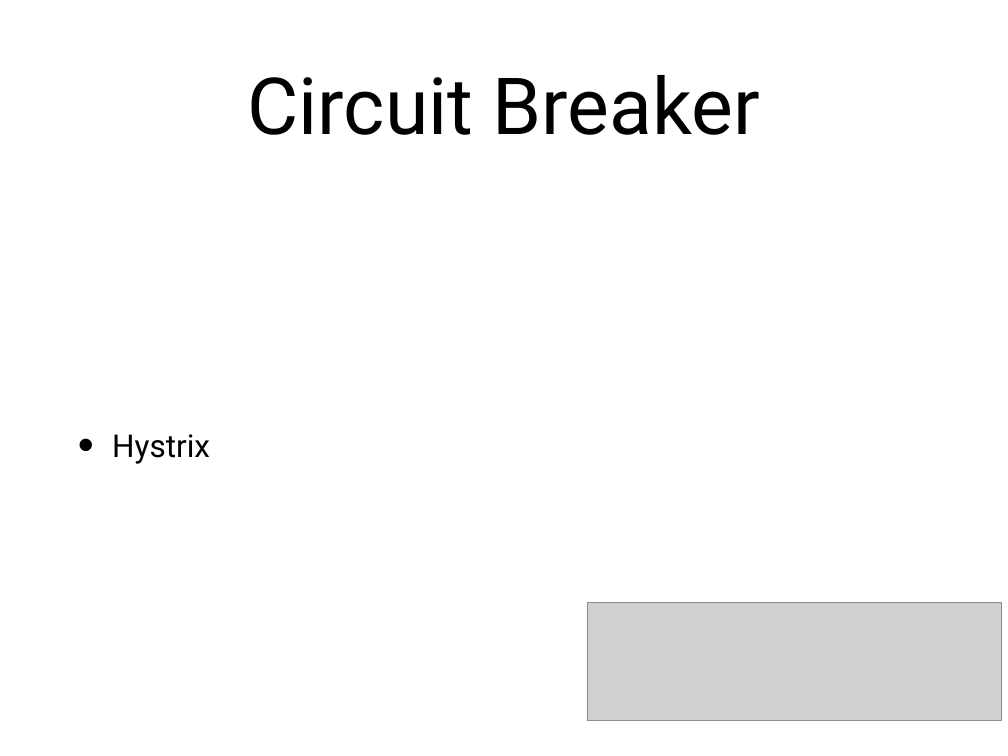
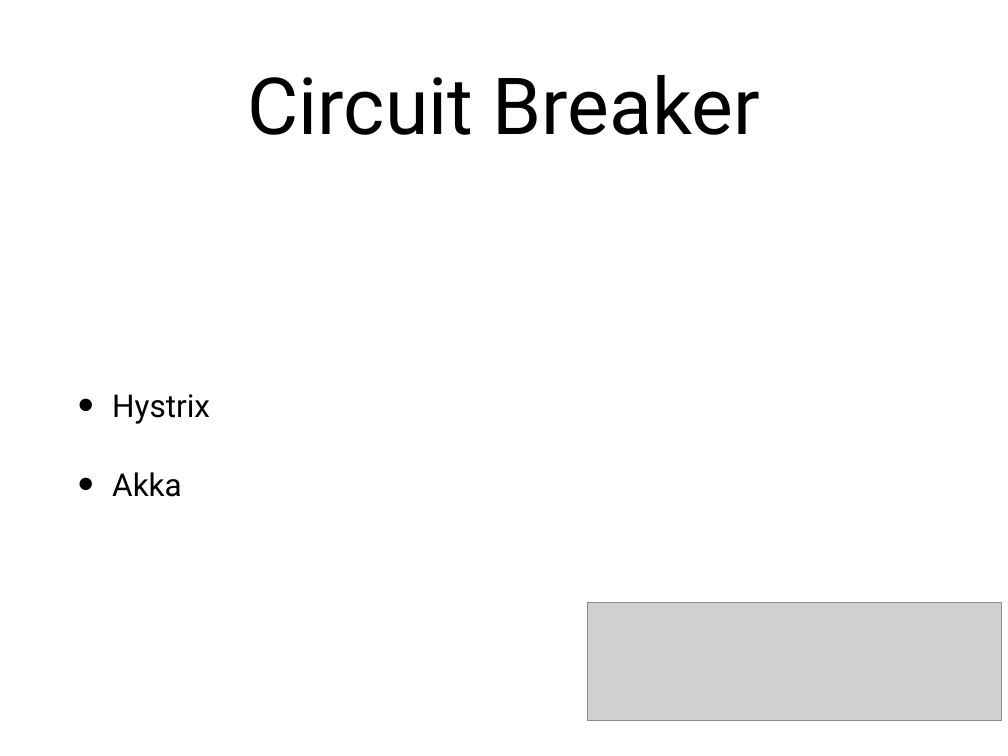
Before and after one commit to Guillaume-Mayer/micropoc, a slide deck: slide 16 of pres.pptx (slide 14 before the commit). Drawn at 1008x756 pixels with LibreOffice and Linux fonts; fonts in the diff are those of the drawing; grey boxes stand for pictures. Boxes give left, top, right and bottom in pixels: in the first picture for what was removed or moved away, otherwise in the second. Text is boxed around its words. In the diff, an @@ line names an element or a change of style, - is before the commit and + after.

```diff
--- a/pres.pptx
+++ b/pres.pptx
@@ text at <box>112,472,182,497</box>: paragraph added @@
+• Akka
```
Also in this commit, not shown: 3 other slides changed, 2 slides added.
